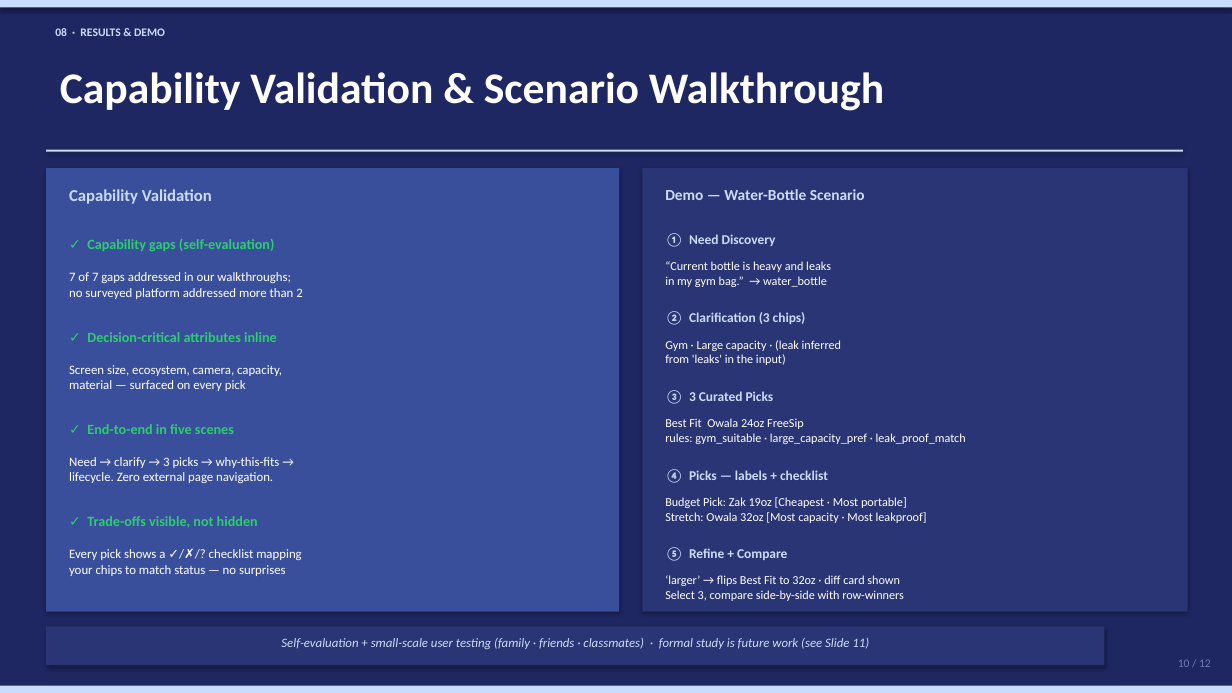
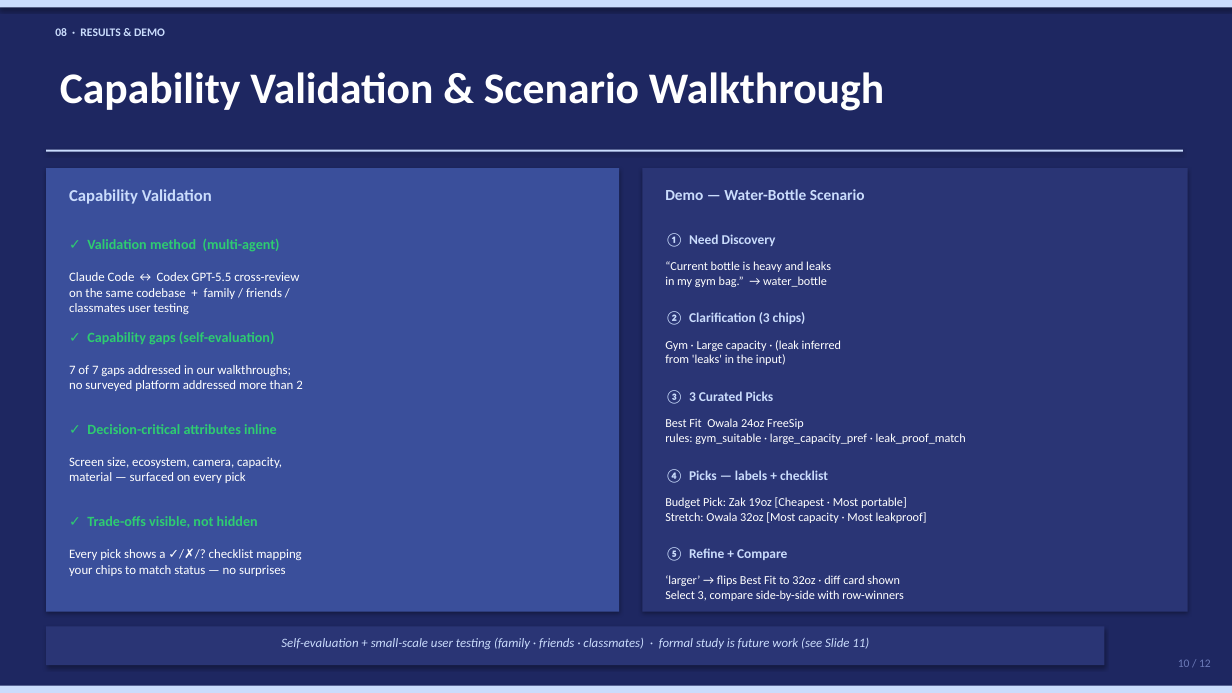
Before and after one commit to Chenghui-Tan/shopping-assistant, a slide deck: slide 10 of docs/capstone_presentation_v5.pptx. Drawn at 1232x693 pixels with LibreOffice and Linux fonts; fonts in the diff are those of the drawing. Boxes give left, top, right and bottom in pixels: in the first picture for what was removed or moved away, otherwise in the second. Text is boxed around its words. In the diff, an @@ line names an element or a change of style, - is before the commit and + after.

```diff
--- a/docs/capstone_presentation_v5.pptx
+++ b/docs/capstone_presentation_v5.pptx
@@ text added at (87,239,280,252), 11 pt, text #2ECC71, bold @@
+✓ Validation method (multi-agent)
@@ text added at (69,272,299,314), 10 pt, text #FFFFFF @@
+Claude Code ↔ Codex GPT-5.5 cross-review
+on the same codebase + family / friends /
+classmates user testing
@@ text "✓ Capability gaps (self-evaluation)": place and size @@
-text "✓ Capability gaps (self-evaluation)" at (87,239,274,252)
+text "✓ Capability gaps (self-evaluation)" at (87,332,274,345)
@@ text "7 of 7 gaps addressed ...": place and size @@
-text "7 of 7 gaps addressed ..." at (69,272,302,299)
+text "7 of 7 gaps addressed ..." at (69,365,302,391)
@@ text "✓ Decision-critical attributes inline": place and size @@
-text "✓ Decision-critical attributes inline" at (87,332,277,342)
+text "✓ Decision-critical attributes inline" at (87,424,277,434)
@@ text "Screen size, ecosystem, camera, capacity, ...": place and size @@
-text "Screen size, ecosystem, camera, capacity, ..." at (69,365,282,391)
+text "Screen size, ecosystem, camera, capacity, ..." at (69,457,282,483)
@@ text removed at (87,424,234,434) @@
-✓ End-to-end in five scenes
@@ text removed at (69,457,280,483) @@
-Need → clarify → 3 picks → why-this-fits →
-lifecycle. Zero external page navigation.
```
Also in this commit, not shown: 2 other files.
